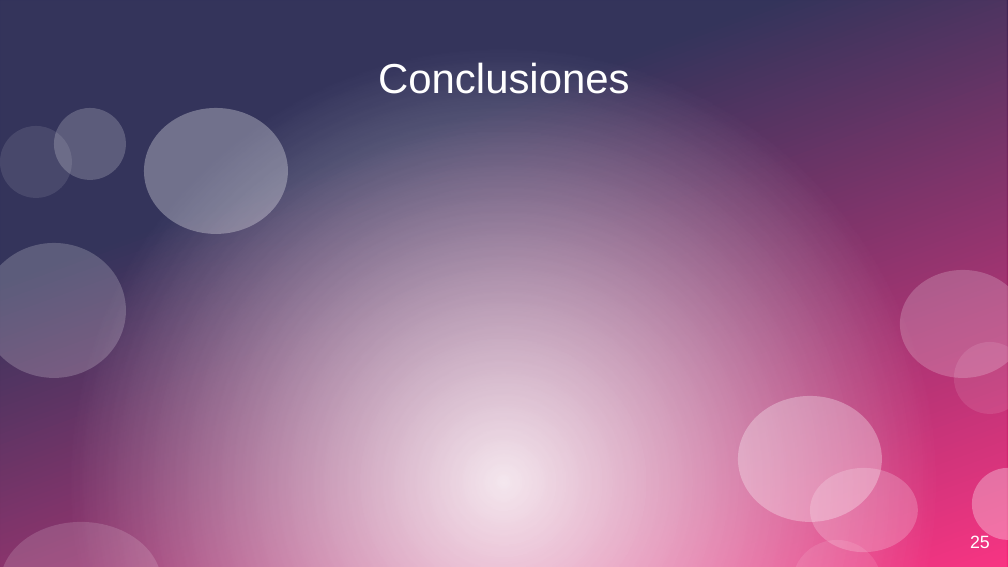
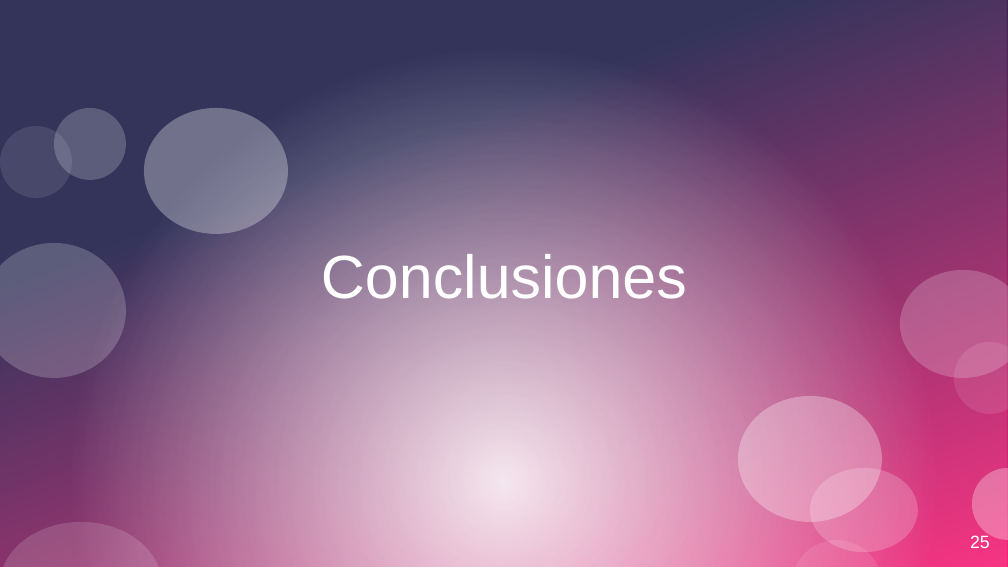
Before and after one commit to ZZubi/ML_Marketing_Segmentation, a slide deck: slide 25 of docs/Presentacion ML - Técnica.odp. Drawn at 1008x567 pixels with LibreOffice and Linux fonts; fonts in the diff are those of the drawing. Boxes give left, top, right and bottom in pixels: in the first picture for what was removed or moved away, otherwise in the second. Text is boxed around its words. In the diff, an @@ line names an element or a change of style, - is before the commit and + after.

Commit message:
18-dic-2025 (3)

```diff
--- a/docs/Presentacion ML - Técnica.odp
+++ b/docs/Presentacion ML - Técnica.odp
@@ title "Conclusiones": place and size @@
-title "Conclusiones" at [378, 62, 629, 94]
+title "Conclusiones" at [321, 250, 687, 299]
@@ title "Conclusiones" at [321, 250, 687, 299]: size 33 to 48 pt @@
```
